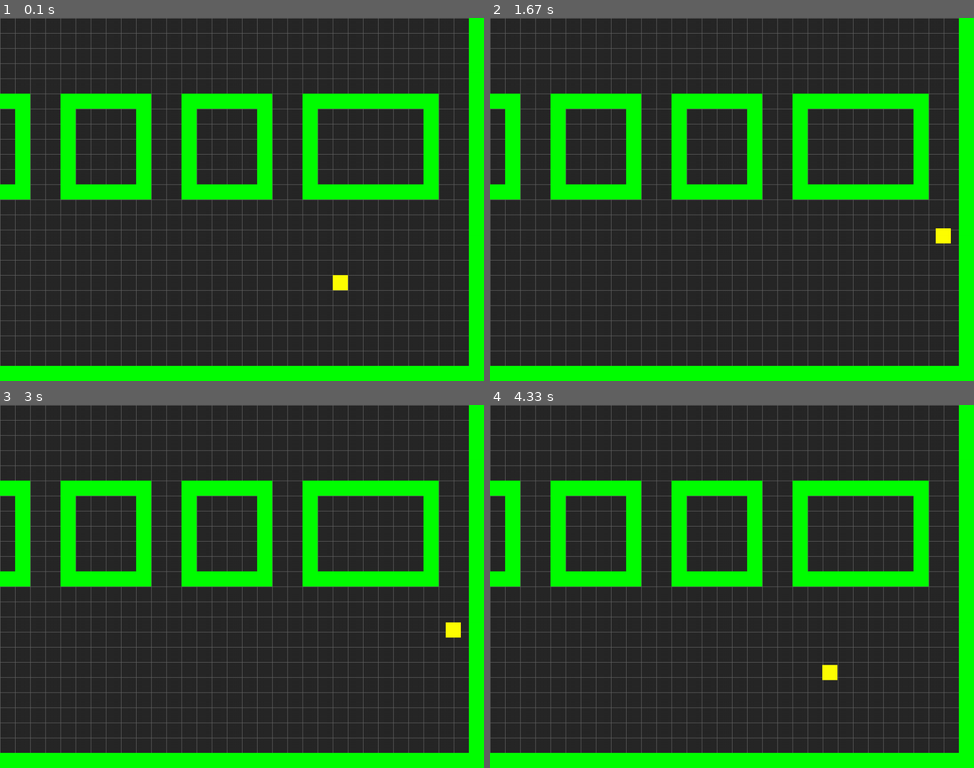
Above: before the commit, frames 1-4 (two rows, left to right).
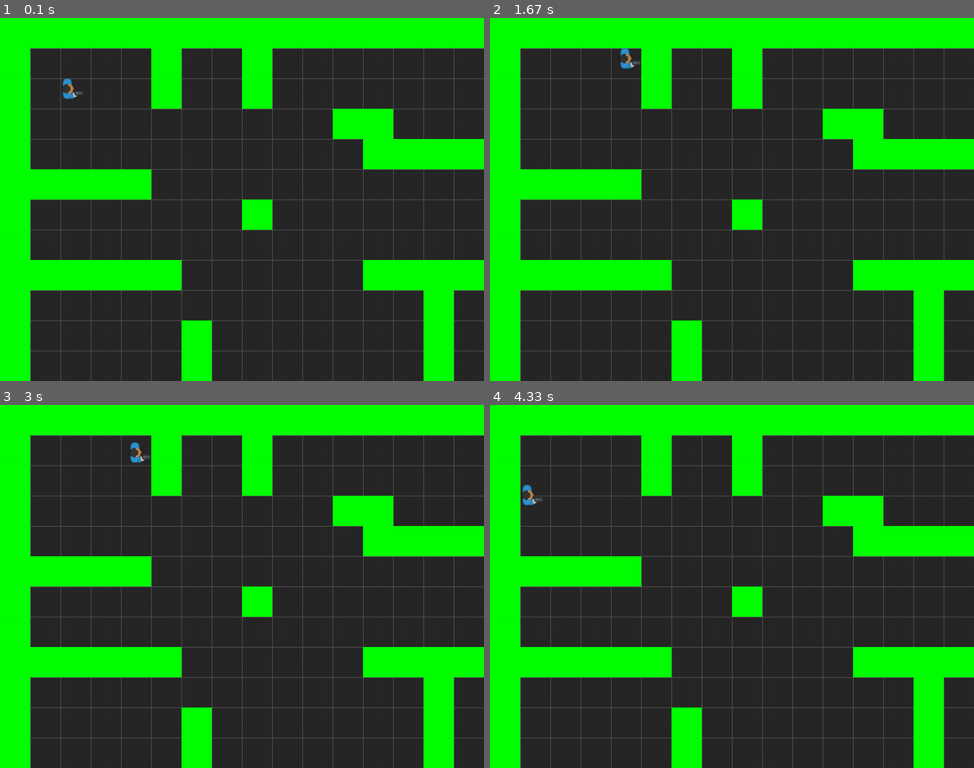
Above: after the commit, the same moments.

Repository: Flame753/games
Game: pygame game, started from Tile-based Game/main.py
Same seed, same stepped clock (60 frames per second), same inputs: the game is played once before the commit and once after it.
Inputs:
- Up to frame 1 (0.1 s): no input
- Up to frame 2 (1.67 s): hold W 0.33-0.8 s; hold Right 0.33-0.8 s; hold A 0.83-1.3 s; hold Right 0.83-1.3 s
- Up to frame 3 (3 s): tap S at 2.33 s
- Up to frame 4 (4.33 s): hold Left 3.17-3.7 s; hold Down 3.73-4.03 s; hold Left from 4.07 s (still down)

The runs differ from the first frame. In frame 1, 41% of the frame differs, in the area x 0-100%, y 0-100%; in frame 2, 41%; in frame 3, 41%; in frame 4, 41%.

Commit message:
Player Graphics

Diff:
--- /dev/null
+++ b/Tile-based Game/attributions.txt
@@ -0,0 +1,2 @@
+"topdown shooter" art by Kenny.nl
+Tutorials Code by Chris Bradfield on (Kidscancode)
--- a/Tile-based Game/main.py
+++ b/Tile-based Game/main.py
@@ -1,5 +1,4 @@
 # Tile-based Game
-# Followed tutorials By Chris Bradfield on (Kidscancode)
 
 import pygame as pg
 import sys
@@ -20,7 +19,9 @@
 
     def load_data(self):
         game_folder = path.dirname(__file__)
-        self.map = Map(path.join(game_folder, 'map2.txt'))
+        img_folder = path.join(game_folder, 'img')
+        self.map = Map(path.join(game_folder, 'map3.txt'))
+        self.player_img = pg.image.load(path.join(img_folder, PLAYER_IMG)).convert_alpha()
 
     def new(self):
         # initialize all variables and do all the setup for a new game
--- /dev/null
+++ b/Tile-based Game/map3.txt
@@ -0,0 +1,29 @@
+111111111111111111111111111111111
+1....1..1..........1...1........1
+1.P..1..1.......11..1...........1
+1..........11......11.....1.....1
+1...........11111111....1111.1111
+11111..................1....1...1
+1.......1..............1...1....1
+1......................1..1.....1
+111111......111111111111........1
+1.............1.................1
+1.....1.......1...........1111..1
+1.....1.......1.........11......1
+1.....1.............1111........1
+1.....1...........11.......111111
+1....11111..111111........1..1..1
+1....1.......1..........11......1
+1....1.......1......1111......1.1
+1....1.......1...111.....1.....11
+1....1.......1...1...11111..1...1
+1....1.......1......1....11111..1
+111111....11111....1..111.......1
+1........1....1..111......1111111
+1.......1.....1111....111.....1.1
+1......1......1..1............1.1
+1..1111.......1111..1.1.........1
+1.....1.......1..1..1.1.........1
+1.....1...11...1.1111..11111111.1
+1..........1...............1....1
+111111111111111111111111111111111
--- /dev/null
+++ b/Tile-based Game/map4.txt
@@ -0,0 +1,31 @@
+1111111111111111111111111111111
+1...........1.................1
+1..P........1.................1
+1..1111111..1..1111111111..1..1
+1..1.....1.....1.....1.....1..1
+1..1.....1.....1.....1.....1..1
+1..1..1..1..1111111..1..1111111
+1..1..1..1..1........1........1
+1..1..1..1..1........1........1
+1..1..1..1..1..1111111111111..1
+1.....1..1.....1........1.....1
+1.....1..1.....1........1.....1
+1111111..1111111..1111..1..1111
+1..1.....1........1.....1.....1
+1..1.....1........1.....1.....1
+1..1..1111..1111111..1111111..1
+1.....1.....1..1.....1........1
+1.....1.....1..1.....1........1
+1..1111111..1..1..1111..1111..1
+1........1..1..1........1..1..1
+1........1..1..1........1..1..1
+1111111..1..1..1111111111..1..1
+1..1.....1..1..............1..1
+1..1.....1..1..............1..1
+1..1..1111..1..1111111..1..1..1
+1..1........1.....1..1..1..1..1
+1..1........1.....1..1..1..1..1
+1..1111111111111..1..1..1111..1
+1....................1........1
+1....................1........1
+1111111111111111111111111111111
--- a/Tile-based Game/settings.py
+++ b/Tile-based Game/settings.py
@@ -14,9 +14,10 @@
 TITLE = "Tilemap Demo"
 BGCOLOR = DARKGREY
 
-TILESIZE = 32
+TILESIZE = 64
 GRIDWIDTH = WIDTH / TILESIZE
 GRIDHEIGHT = HEIGHT / TILESIZE
 
 # Player settings
 PLAYER_SPEED = 300
+PLAYER_IMG = 'manBlue_gun.png'
--- a/Tile-based Game/sprites.py
+++ b/Tile-based Game/sprites.py
@@ -1,5 +1,6 @@
 import pygame as pg
 from settings import *
+vec = pg.math.Vector2
 
 
 class Player(pg.sprite.Sprite):
@@ -7,57 +8,52 @@
         self.groups = game.all_sprites
         pg.sprite.Sprite.__init__(self, self.groups)
         self.game = game
-        self.image = pg.Surface((TILESIZE, TILESIZE))
-        self.image.fill(YELLOW)
+        self.image = game.player_img
         self.rect = self.image.get_rect()
-        self.vx, self.vy = 0, 0
-        self.x = x * TILESIZE
-        self.y = y * TILESIZE
+        self.vel = vec(0, 0)
+        self.pos = vec(x, y) * TILESIZE
 
     def get_keys(self):
-        self.vx, self.vy = 0, 0
+        self.vel = vec(0, 0)
         keys = pg.key.get_pressed()
         if keys[pg.K_LEFT] or keys[pg.K_a]:
-            self.vx = -PLAYER_SPEED
+            self.vel.x = -PLAYER_SPEED
         if keys[pg.K_RIGHT] or keys[pg.K_d]:
-            self.vx = PLAYER_SPEED
+            self.vel.x = PLAYER_SPEED
         if keys[pg.K_UP] or keys[pg.K_w]:
-            self.vy = -PLAYER_SPEED
+            self.vel.y = -PLAYER_SPEED
         if keys[pg.K_DOWN] or keys[pg.K_s]:
-            self.vy = PLAYER_SPEED
-        if self.vx != 0 and self.vy != 0:
-            self.vx *= 0.7071
-            self.vy *= 0.7071
+            self.vel.y = PLAYER_SPEED
+        if self.vel.x != 0 and self.vel.y != 0:
+            self.vel *= 0.7071
 
     def collide_with_walls(self, dir):
         if dir == 'x':
             hits = pg.sprite.spritecollide(self, self.game.walls, False)
             if hits:
-                if self.vx > 0:
-                    self.x = hits[0].rect.left - self.rect.width
-                if self.vx < 0:
-                    self.x = hits[0].rect.right
-                self.vx = 0
-                self.rect.x = self.x
+                if self.vel.x > 0:
+                    self.pos.x = hits[0].rect.left - self.rect.width
+                if self.vel.x < 0:
+                    self.pos.x = hits[0].rect.right
+                self.vel.x = 0
+                self.rect.x = self.pos.x
         if dir == 'y':
             hits = pg.sprite.spritecollide(self, self.game.walls, False)
             if hits:
-                if self.vy > 0:
-                    self.y = hits[0].rect.top - self.rect.height
-                if self.vy < 0:
-                    self.y = hits[0].rect.bottom
-                self.vy = 0
-                self.rect.y = self.y
+                if self.vel.y > 0:
+                    self.pos.y = hits[0].rect.top - self.rect.height
+                if self.vel.y < 0:
+                    self.pos.y = hits[0].rect.bottom
+                self.vel.y = 0
+                self.rect.y = self.pos.y
 
     def update(self):
         self.get_keys()
-        self.x += self.vx * self.game.dt
-        self.y += self.vy * self.game.dt
-        self.rect.x = self.x
+        self.pos += self.vel * self.game.dt
+        self.rect.x = self.pos.x
         self.collide_with_walls('x')
-        self.rect.y = self.y
+        self.rect.y = self.pos.y
         self.collide_with_walls('y')
-
 
 
 class Wall(pg.sprite.Sprite):
Binary file added: Tile-based Game/img/manBlue_gun.png
